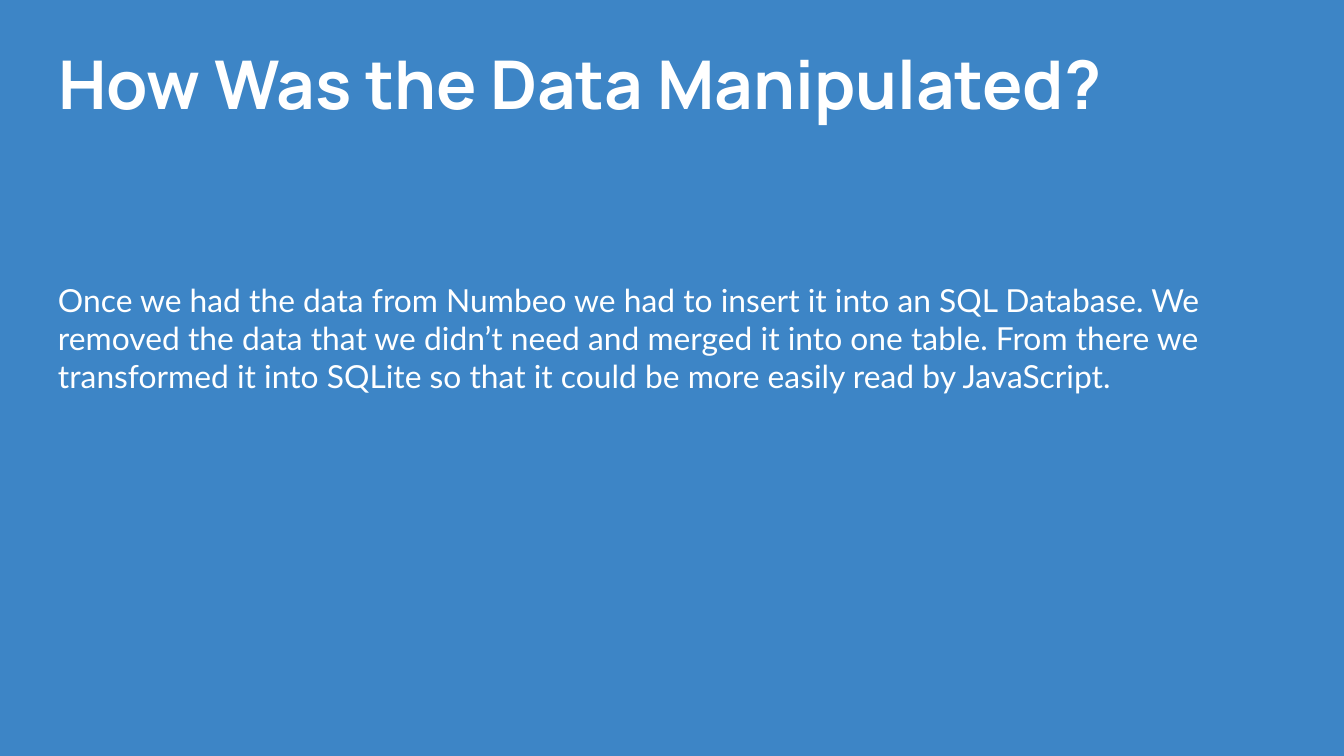
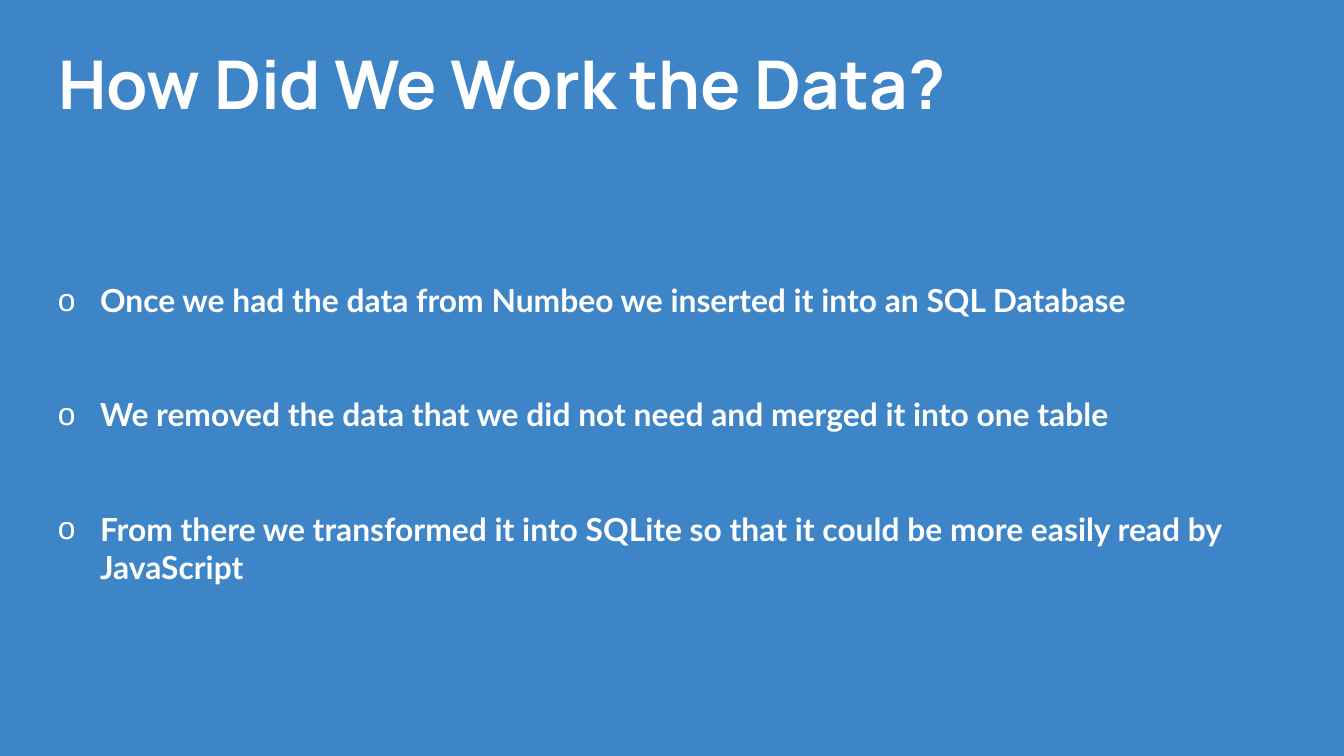
Before and after one commit to CPrince20/Homies, a slide deck: slide 9 of Homies City Collection.pptx. Drawn at 1344x756 pixels with LibreOffice and Linux fonts; fonts in the diff are those of the drawing. Boxes give left, top, right and bottom in pixels: in the first picture for what was removed or moved away, otherwise in the second. Text is boxed around its words. In the diff, an @@ line names an element or a change of style, - is before the commit and + after.

```diff
--- a/Homies City Collection.pptx
+++ b/Homies City Collection.pptx
@@ title at <box>58,59,946,110</box>: text changed @@
-How Was the Data Manipulated?
+How Did We Work the Data?
@@ text at <box>100,288,1222,585</box>: text changed; bold on @@
-Once we had the data from Numbeo we had to insert it into an SQL Database. We removed the data that we didn’t need and merged it into one table. From there we transformed it into SQLite so that it could be more easily read by JavaScript.
+o Once we had the data from Numbeo we inserted it into an SQL Database
+o We removed the data that we did not need and merged it into one table
+o From there we transformed it into SQLite so that it could be more easily read by JavaScript
```
Also in this commit, not shown: 9 other slides changed, 1 other file.
